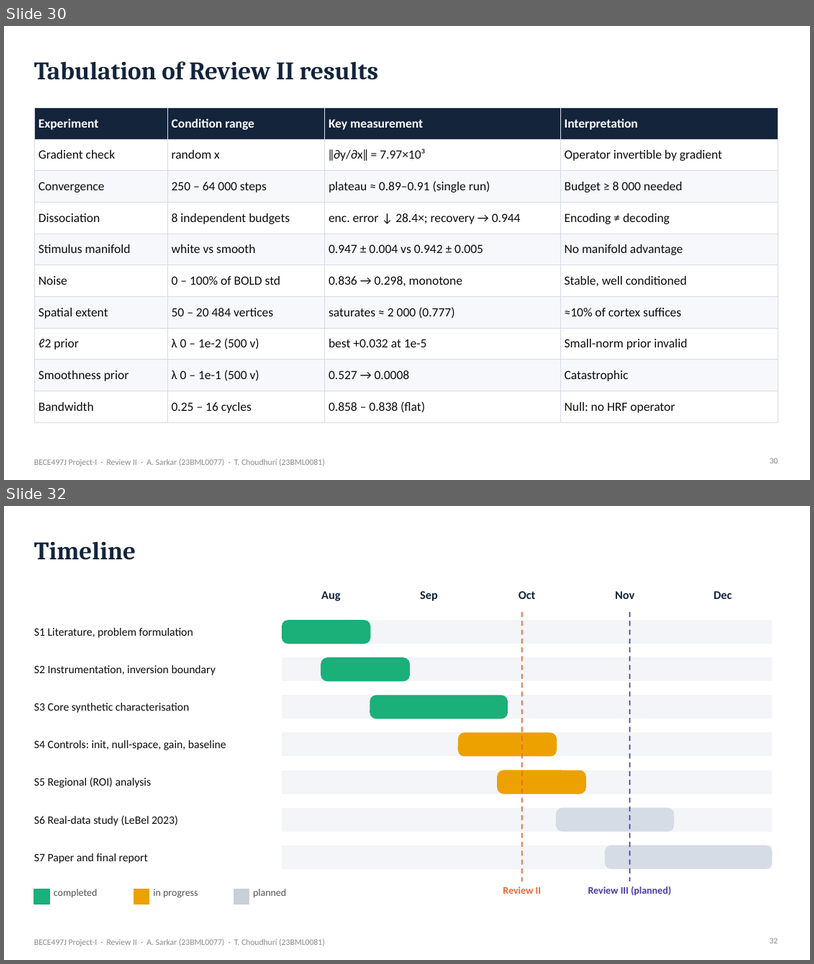
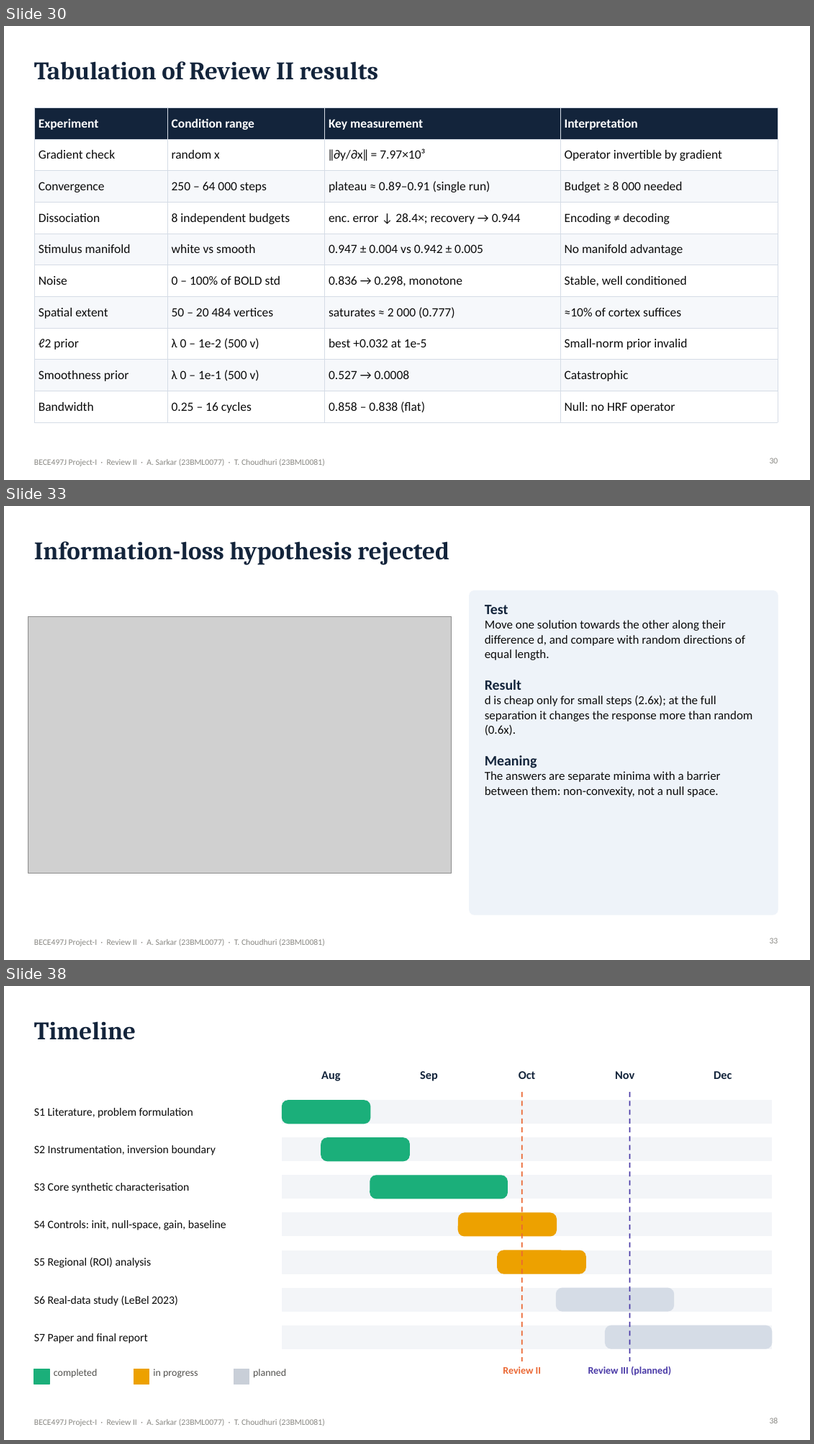
Before and after one commit to Ivxn404/semantic-decoding-tribe-inversion, a slide deck: deck/Review2_Sarkar_Choudhuri.pptx. Shown one above the other, each under a label of ours: slides 30 and 32 before the commit, slides 30, 33 and 38 after it; the slides between them are not shown. The pictures are 814x964 and 814x1444 pixels, drawn with LibreOffice and Linux fonts; fonts in the diff are those of the drawing; grey boxes stand for pictures. Boxes give left, top, right and bottom in pixels: in the first picture for what was removed or moved away, otherwise in the second. Text is boxed around its words. In the diff, an @@ line names an element or a change of style, - is before the commit and + after.

Commit message:
Update Review II and Review III decks with additional results

```diff
--- a/deck/Review2_Sarkar_Choudhuri.pptx
+++ b/deck/Review2_Sarkar_Choudhuri.pptx
@@ slide 33 added at [4, 506, 810, 960], background #FFFFFF; not listed: 1 template element that a slide beside it also shows @@
@@ title added at [34, 541, 450, 565], 30 pt, text #13243B, bold @@
+Information-loss hypothesis rejected
@@ rounded rectangle added at [470, 591, 778, 914], fill #EEF3F9, outline #EEF3F9 1 pt @@
@@ text added at [485, 605, 754, 797], 14.5 pt, text #0B0B0B @@
+Test
+Move one solution towards the other along their difference d, and compare with random directions of equal length.
+Result
+d is cheap only for small steps (2.6x); at the full separation it changes the response more than random (0.6x).
+Meaning
+The answers are separate minima with a barrier between them: non-convexity, not a null space.
@@ picture added at [28, 617, 452, 873] @@
@@ page number added at [770, 937, 779, 943], 10 pt, text #8A8984 @@
+33
@@ what was slide 32 is now slide 38 @@
@@ page number at [770, 1417, 779, 1423]: text changed @@
-32
+38
```
Also in this commit, not shown: 3 slides changed, 5 other slides added, 3 other files.
